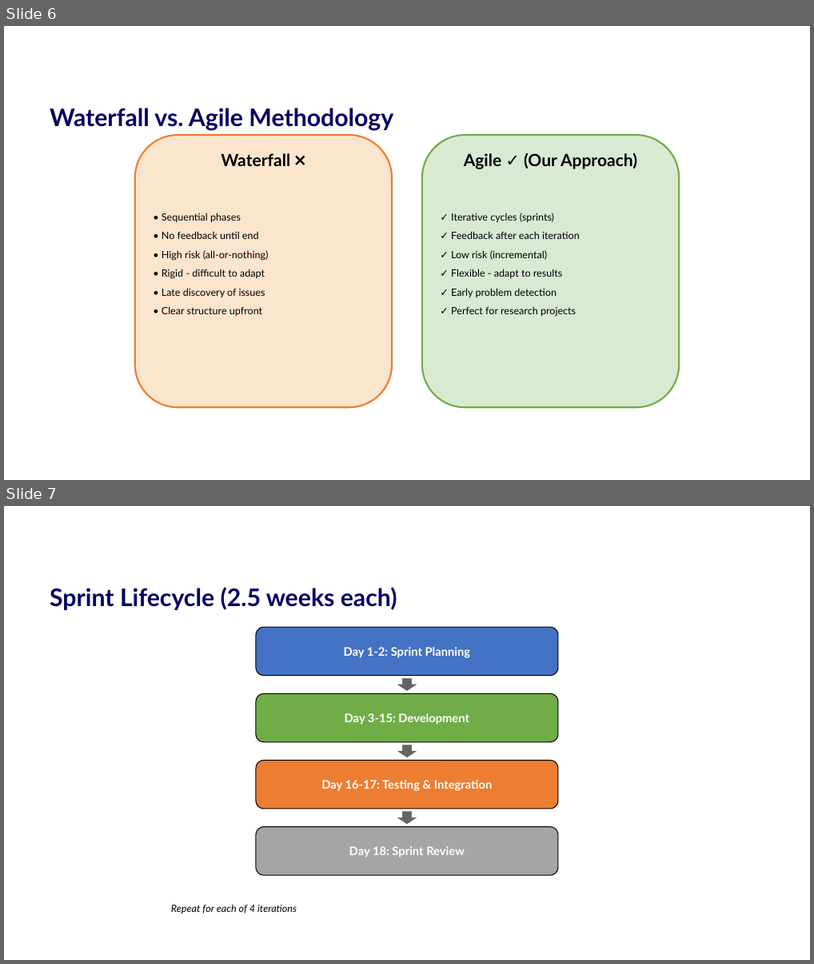
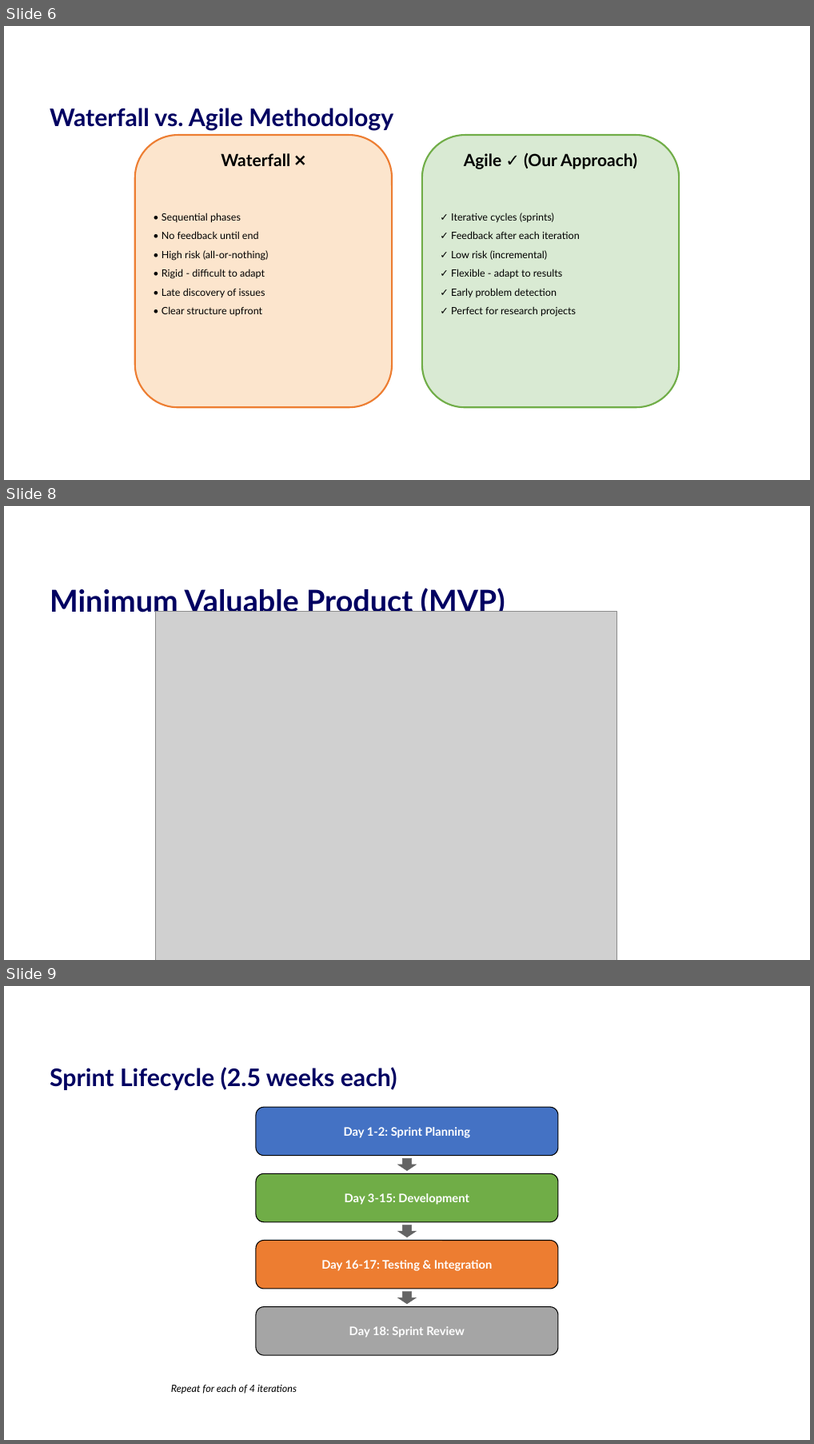
Before and after one commit to simb-01/CM2013-Signal-Processing-, a slide deck: CM2013 Project Introduction.pptx. Shown one above the other, each under a label of ours: slides 6 and 7 before the commit, slides 6, 8 and 9 after it; the slides between them are not shown. The pictures are 814x964 and 814x1444 pixels, drawn with LibreOffice and Linux fonts; fonts in the diff are those of the drawing; grey boxes stand for pictures; background and template pictures are left out. Boxes give left, top, right and bottom in pixels: in the first picture for what was removed or moved away, otherwise in the second. Text is boxed around its words. In the diff, an @@ line names an element or a change of style, - is before the commit and + after.

```diff
--- a/CM2013 Project Introduction.pptx
+++ b/CM2013 Project Introduction.pptx
@@ slide 8 added at [4,506,810,960], background #FFFFFF @@
@@ title added at [50,585,506,617], 36 pt, text #000061, bold @@
+Minimum Valuable Product (MVP)
@@ picture added at [155,612,618,960] @@
@@ what was slide 7 is now slide 9 @@
```
Also in this commit, not shown: 1 slide changed, 1 other slide added, 3 other files.
